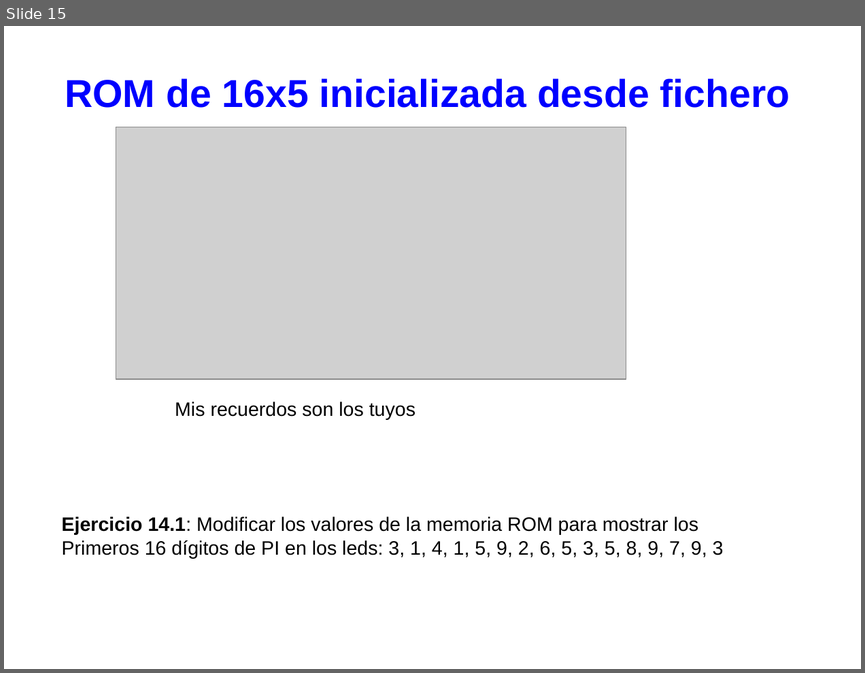
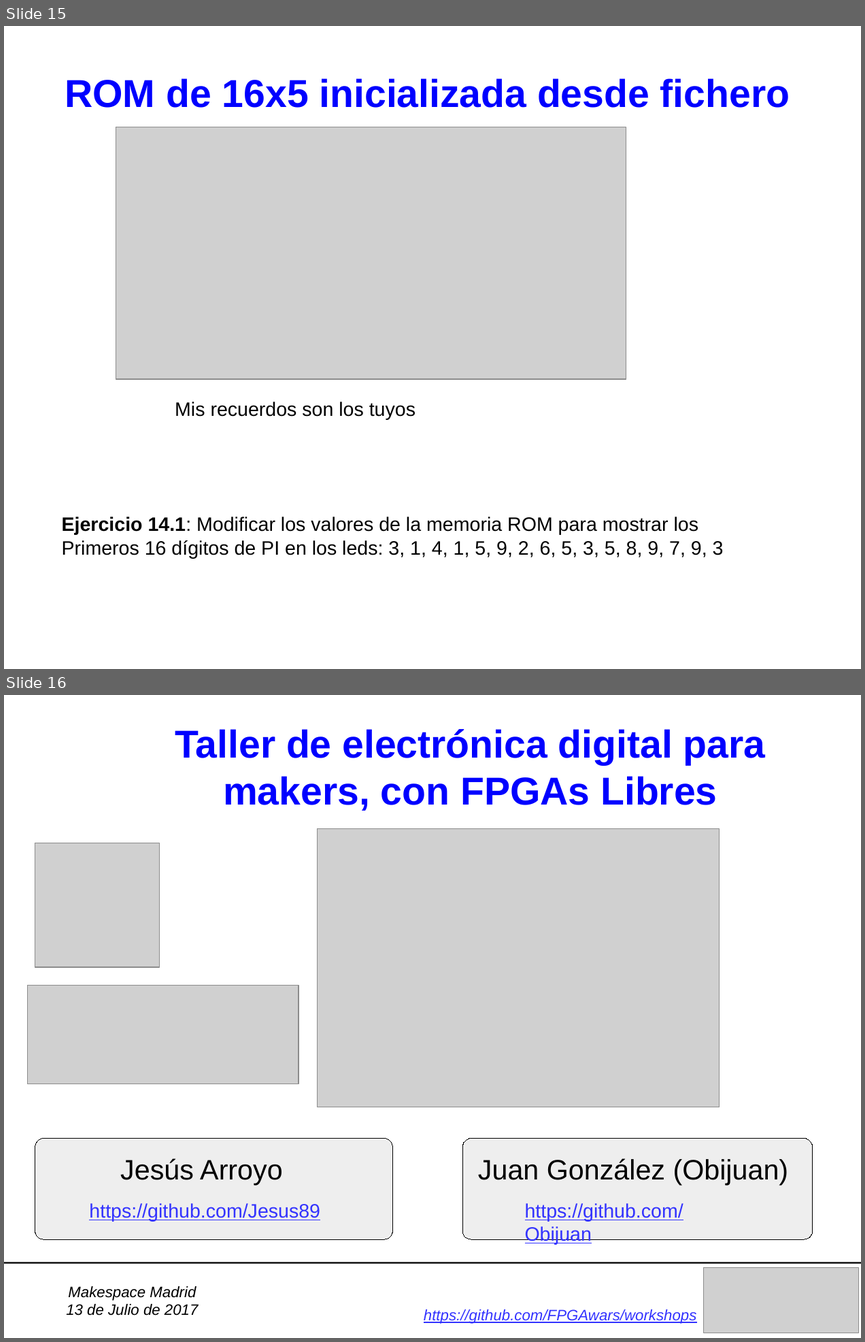
Before and after one commit to FPGAwars/workshops, a slide deck: 2017-07-08-makespace-madrid/2017-07-08-Makespace-madrid-FPGAs-libres.odp. Shown one above the other, each under a label of ours: slide 15 before the commit, slides 15 and 16 after it. The pictures are 865x673 and 865x1342 pixels, drawn with LibreOffice and Linux fonts; fonts in the diff are those of the drawing; grey boxes stand for pictures. Boxes give left, top, right and bottom in pixels: in the first picture for what was removed or moved away, otherwise in the second. Text is boxed around its words. In the diff, an @@ line names an element or a change of style, - is before the commit and + after.

Commit message:
Makespace madrid: cover updated

```diff
--- a/2017-07-08-makespace-madrid/2017-07-08-Makespace-madrid-FPGAs-libres.odp
+++ b/2017-07-08-makespace-madrid/2017-07-08-Makespace-madrid-FPGAs-libres.odp
@@ slide 16 added at <box>4,695,861,1338</box>, background #FFFFFF @@
@@ title added at <box>175,729,766,811</box>, 36 pt, text #0000FF, bold @@
+Taller de electrónica digital para makers, con FPGAs Libres
@@ picture added at <box>317,829,719,1107</box> @@
@@ picture added at <box>35,843,160,967</box> @@
@@ picture added at <box>27,985,298,1084</box> @@
@@ rounded rectangle added at <box>35,1138,393,1239</box>, fill #EEEEEE, outline #000000 0 pt @@
@@ rounded rectangle added at <box>463,1138,813,1239</box>, fill #EEEEEE, outline #000000 0 pt @@
@@ text added at <box>120,1158,283,1185</box>, 26 pt, text #000000 @@
+Jesús Arroyo
@@ text added at <box>478,1158,789,1185</box>, 26 pt, text #000000 @@
+Juan González (Obijuan)
@@ text added at <box>89,1203,320,1221</box>, 18 pt, text #3333FF, underline @@
+https://github.com/Jesus89
@@ text added at <box>525,1203,683,1244</box>, 18 pt, text #3333FF, underline @@
+https://github.com/Obijuan
@@ line added from (4, 1263) to (861, 1263), #000000 1.45 pt @@
@@ text added at <box>66,1286,198,1315</box>, 14 pt, text #000000, italic @@
+Makespace Madrid
+13 de Julio de 2017
@@ picture added at <box>704,1268,859,1333</box> @@
@@ text added at <box>424,1309,697,1323</box>, 14 pt, text #3333FF, italic, underline @@
+https://github.com/FPGAwars/workshops
```
Also in this commit, not shown: 2 other files.
